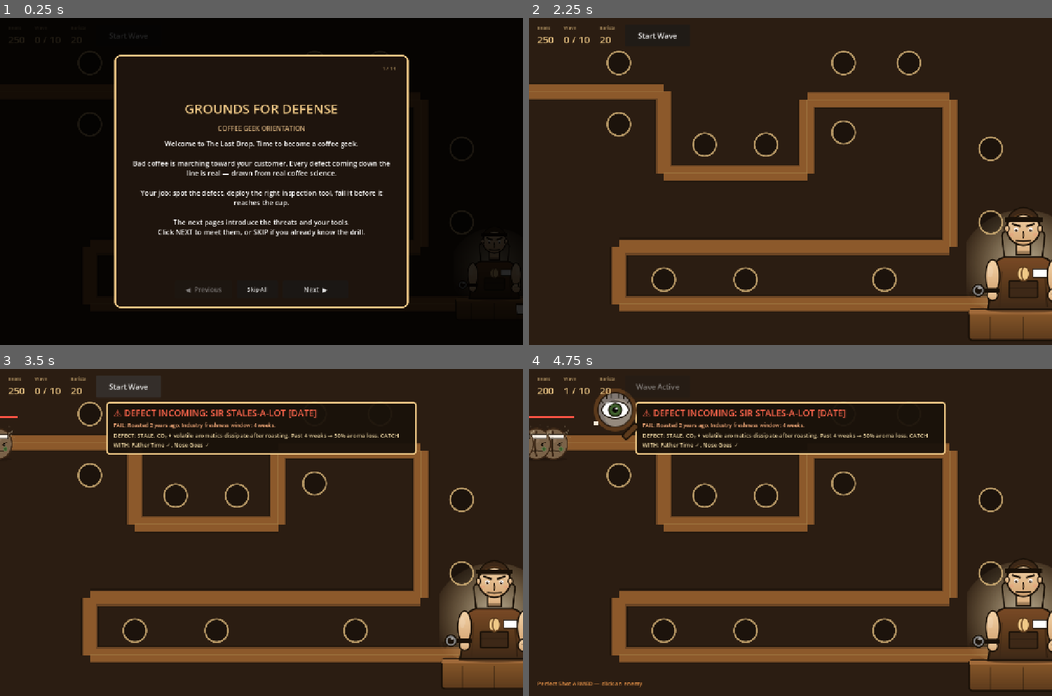
Above: before the commit, frames 1-4 (two rows, left to right).
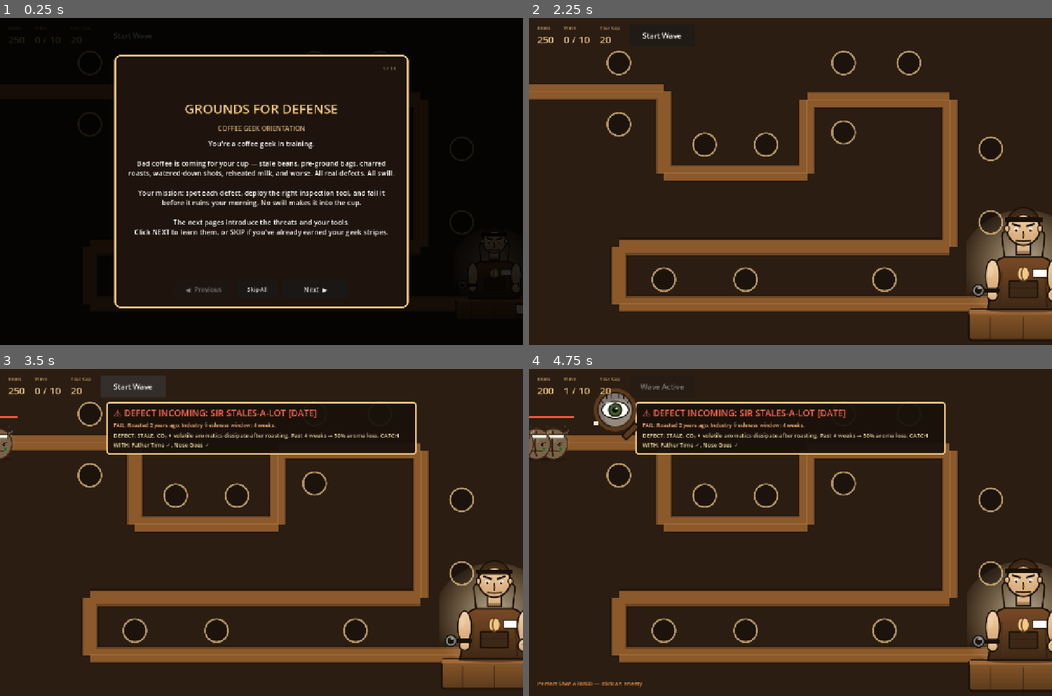
Above: after the commit, the same moments.

Repository: kanencoffee/grounds-for-defense-godot
Game: Godot game, scene res://scenes/main.tscn
Same seed, same stepped clock (60 frames per second), same inputs: the game is played once before the commit and once after it.
Inputs (mouse positions are in pixels of both pictures, inside the frame that each line leads up to):
- Up to frame 1 (0.25 s): no input
- Up to frame 2 (2.25 s): click "Start Wave" at 0.5 s; click "Start Wave" at 1.25 s; click "Skip All" at 2 s
- Up to frame 3 (3.5 s): click "Start Wave" at 2.75 s
- Up to frame 4 (4.75 s): tap Enter at 3.5 s; move the mouse to (617, 414) at 3.52 s; tap P at 3.6 s; click (617, 414) at 3.67 s; click "SHERLOCK BEANS — 50¢ — Visual…" at 4.25 s

The runs differ from the first frame. In frame 1, 2.9% of the frame differs, in the area x 21-76%, y 4-67%; in frame 2, 0.1%; in frame 3, 0.1%; in frame 4, 0.1%.

Commit message:
Reframe: YOU are the coffee geek protecting your cup from swill (no customers/baristas)

Diff:
--- a/scripts/main.gd
+++ b/scripts/main.gd
@@ -132,7 +132,7 @@
 			"kind": "intro",
 			"title": "GROUNDS FOR DEFENSE",
 			"subtitle": "COFFEE GEEK ORIENTATION",
-			"body": "Welcome to The Last Drop. Time to become a coffee geek.\n\nBad coffee is marching toward your customer. Every defect coming down the line is real — drawn from real coffee science.\n\nYour job: spot the defect, deploy the right inspection tool, fail it before it reaches the cup.\n\nThe next pages introduce the threats and your tools.\nClick NEXT to meet them, or SKIP if you already know the drill."
+			"body": "You're a coffee geek in training.\n\nBad coffee is coming for your cup — stale beans, pre-ground bags, charred roasts, watered-down shots, reheated milk, and worse. All real defects. All swill.\n\nYour mission: spot each defect, deploy the right inspection tool, and fail it before it ruins your morning. No swill makes it into the cup.\n\nThe next pages introduce the threats and your tools.\nClick NEXT to learn them, or SKIP if you've already earned your geek stripes."
 		},
 		{ "kind":"section", "title":"THE DEFECTS", "subtitle":"Six real coffee quality failures" }
 	]
@@ -509,7 +509,7 @@
 
 	beans_label = _stat_label("Beans", "250")
 	wave_label = _stat_label("Wave", "0 / 10")
-	hp_label = _stat_label("Barista", "20")
+	hp_label = _stat_label("Your Cup", "20")
 	top_bar.add_child(beans_label.get_parent())
 	top_bar.add_child(wave_label.get_parent())
 	top_bar.add_child(hp_label.get_parent())
@@ -1036,12 +1036,12 @@
 func _win():
 	game_over = true
 	Sfx.play("win")
-	_show_message("☕ The Counter Holds!", "You crushed the K-Pod Tyrant. The Barista lives to pull another shot.")
+	_show_message("☕ Pure Brew Achieved!", "You stopped Pod-zilla and every defect on the line. You drank zero swill today. Coffee geek status: confirmed.")
 
 func _lose():
 	game_over = true
 	Sfx.play("lose")
-	_show_message("💀 The Barista Falls", "Bad coffee overran the counter. Try again?")
+	_show_message("💀 You Drank Swill", "Bad coffee got past inspection and into your cup. Sad sip. Run it back?")
 
 func _input(event):
 	if event is InputEventKey and event.pressed and event.keycode == KEY_P:
